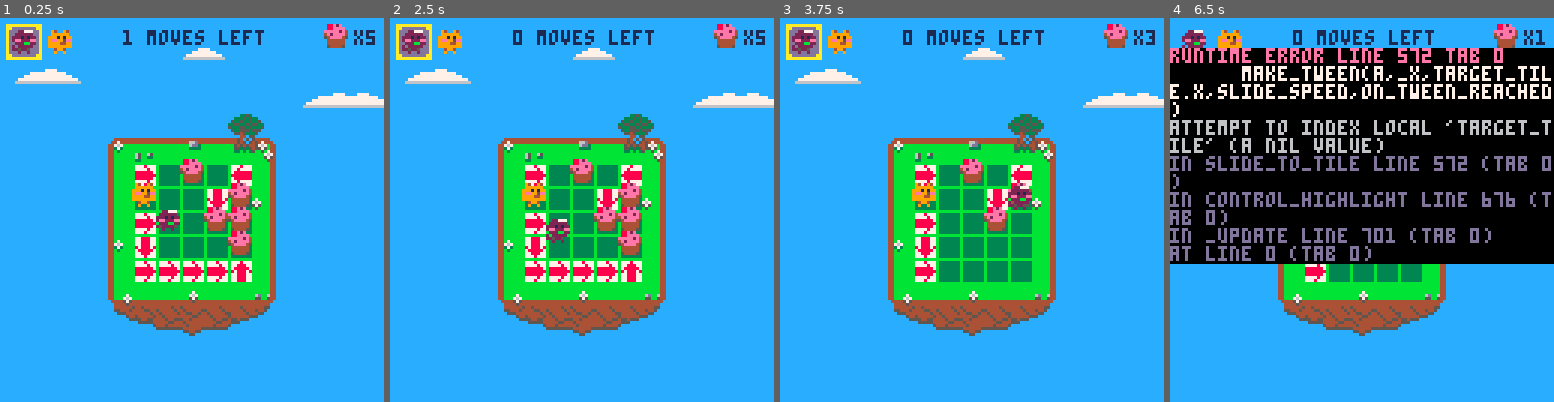
Above: before the commit, frames 1-4 (left to right).
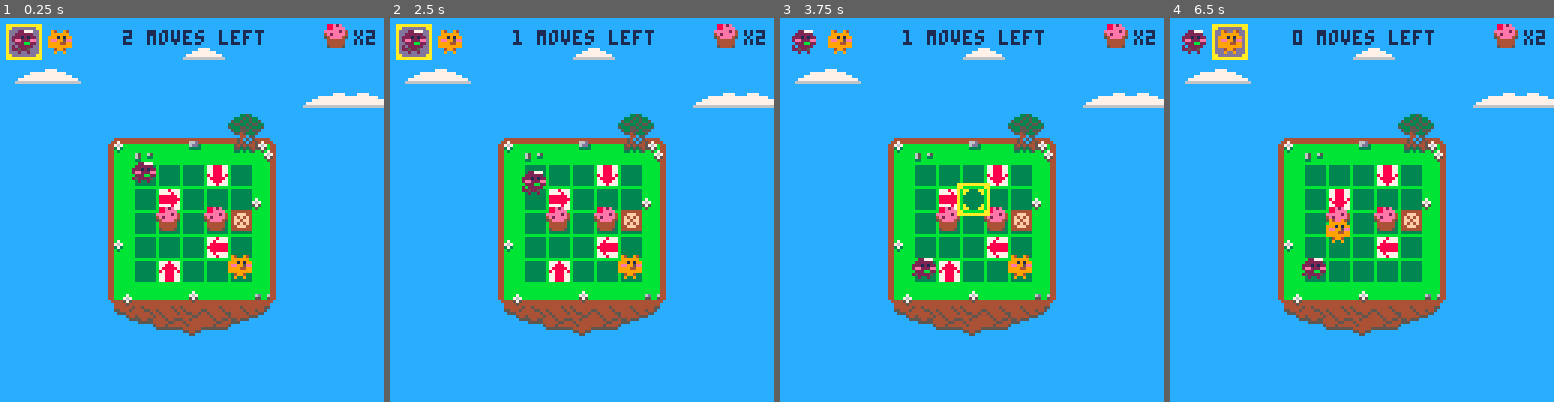
Above: after the commit, the same moments.

Repository: accidentalrebel/pico8-pop-puff
Game: PICO-8 cartridge pop-puff.p8
Two runs of this game, one before a commit and one after it. Both use one fixed random seed, a clock stepped at 60 frames per second and the inputs below.
Inputs:
- Up to frame 1 (0.25 s): no input
- Up to frame 2 (2.5 s): tap O (Z key) at 0.33, 0.7, 1.43, 2.22 s; tap X (X key) at 1.07, 2.07, 2.4 s; hold Left 1.97-2.37 s; hold Down from 2.42 s (still down)
- Up to frame 3 (3.75 s): tap X (X key) every 0.33 s from 2.73 to 3.73 s; release Down at 2.82 s; hold Right 2.87-3.53 s; tap O (Z key) at 3.1 s; hold Up from 3.58 s (still down)
- Up to frame 4 (6.5 s): tap O (Z key) at 3.98, 4.87, 5.75 s; tap X (X key) every 0.33 s from 4.07 to 6.4 s; release Up at 4.08 s; hold Right 4.13-4.53 s; hold Down 4.58-5.08 s; hold Left 5.13-5.8 s; hold Up 5.85-6.18 s; hold Left from 6.23 s (still down)

The runs differ from the first frame. In frame 1, 5.6% of the frame differs, in the area x 32-98%, y 3-69%; in frame 2, 5.7%; in frame 3, 5.7%; in frame 4, 57%, in the area x 0-100%, y 1-69%.
Error before the commit: runtime error line 572 tab 0; make_tween(a,_x,target_tile.x,slide_speed,on_tween_reached); attempt to index local 'target_tile' (a nil value)

Commit message:
Can now switch to next level.

Diff:
--- a/pop-puff.p8
+++ b/pop-puff.p8
@@ -14,34 +14,34 @@
 alpha_array = { "A", "B", "C", "D", "E", "F", "G", "H", "I", "J", "K", "L", "M", "N", "O", "P", "Q", "R", "S", "T", "U", "V", "W", "X", "Y", "Z" }
 
 levels = {"DRHRGTBQBTIRFRC2",
-	  "DRHRGTBQBTIRFRC22",
-	  "DRBHRBIUBQCBFTBI22",
-	  "VDFHQBRBQHSCU22",
-	  "RBHRGRIQBSCSFQDBFQ22",
-	  "RHQCDRHSBBTFBBQFR22",
-	  "QHFSHFRBHFQIQHFSBDQC22",
-	  "QGQIRBQBTFCDFTBQBQ22",
-	  "RGQBUGQCQFBQBRDT22",
-	  "BHBITFDQBQCWGBIQ22",
-	  "DQHQHRBRGBCBFRBRFQGQB11",
-	  "QFBBBQBSBQCQITBFFDQF22",
-	  "QBHIQBGBFWDVCQ22",
-	  "HIIIIHHICFHHBIFBGGFFDGGGF11",
-	  "BGHGHDFBFRFBFRFBFCGFGFB22",
-	  "QBYGDBITCQFBBI11",
-	  "GQBQICRHBGDQBBHSBGGGGF11",
-	  "GBGBSBRGBBBSBRDBCBF33",
-	  "UGBHBIRDRGBQBIRCR22",
-	  "DSGRCRHQHQHBQBQHFBGBI11",
-	  "QBRBGQHBIFCBQFDQGBFU22" }
+	  "DRBHRBIUBQCBFTBI2",
+	  "VDFHQBRBQHSCU2",
+	  "RBHRGRIQBSCSFQDBFQ2",
+	  "RHQCDRHSBBTFBBQFR2",
+	  "QHFSHFRBHFQIQHFSBDQC2",
+	  "QGQIRBQBTFCDFTBQBQ2",
+	  "RGQBUGQCQFBQBRDT2",
+	  "BHBITFDQBQCWGBIQ2",
+	  "DQHQHRBRGBCBFRBRFQGQB1",
+	  "QFBBBQBSBQCQITBFFDQF2",
+	  "QBHIQBGBFWDVCQ2",
+	  "HIIIIHHICFHHBIFBGGFFDGGGF1",
+	  "BGHGHDFBFRFBFRFBFCGFGFB2",
+	  "QBYGDBITCQFBBI1",
+	  "GQBQICRHBGDQBBHSBGGGGF1",
+	  "GBGBSBRGBBBSBRDBCBF3",
+	  "UGBHBIRDRGBQBIRCR2",
+	  "DSGRCRHQHQHBQBQHFBGBI1",
+	  "QBRBGQHBIFCBQFDQGBFU2" }
 
 board_rows = 5
 board_cols = 5
 board_pad_x = 4.5
 board_pad_y = 5
 slide_speed = 0.2
+moves_left = 3
 current_player_index = 1
-moves_left = 3
+current_level_index = 1
 
 tile_highlight = nil
 char_highlight = nil
@@ -53,7 +53,7 @@
 cupcakes = {}
 players = {}
 tweens = {}
-pool = {}
+t_pool = {}
 ui = {}
 
 -- enums
@@ -92,9 +92,10 @@
 function _init()
    setup_board()
 
-   local rolled = flr(rnd(#levels-1)) + 1
-   setup_map(rolled)
+   setup_map(current_level_index)
    setup_ui()
+
+   make_box(5,3)
 end
 
 function setup_board()
@@ -108,12 +109,12 @@
 end
 
 function setup_map(level_num)
-
    local map_string = levels[level_num]
    moves_left = sub(map_string, #map_string, #map_string)
    map_string = sub(map_string, 1, #map_string - 1)
    map_string = decompress_map_string(map_string)
 
+   local a = nil
    local c = nil
    local bit_index = 1
    local col = 1
@@ -128,7 +129,13 @@
       elseif c == "0" then
 	 make_cupcake(col,row)
       elseif c == "B" then
-	 make_box(col,row)
+	 a = pool_fetch(_box)
+	 if a == nil then
+	    make_box(col,row)
+	 else
+	    a.col = col
+	    a.row = row
+	 end
       elseif c == "X" then
 	 a=make_actor(_hole,8,8,0,0,0,0,_spr_hole)
 	 attach(a,get_tile_at(2,2))
@@ -159,6 +166,12 @@
    end
 end
 
+function clear_map()
+   for tile in all(tiles) do
+      pool(tile)
+   end
+end
+
 function setup_ui()
    tile_highlight = make_highlight(2,3,2,3,_spr_tile_highlight,3,3)
    tile_highlight.visible = false
@@ -327,7 +340,7 @@
 
 function pool(obj)
    detach(obj)
-   add(tpool,obj)
+   add(t_pool,obj)
    if obj.tag == _cupcake then
       del(cupcakes,obj)
    elseif obj.tag == _arrow then
@@ -336,6 +349,16 @@
    or obj.tag == _puff then
       del(players,obj)
    end
+end
+
+function pool_fetch(tag)
+   for obj in all(t_pool) do
+      if obj.tag == tag then
+	 del(t_pool,obj)
+	 return obj
+      end
+   end
+   return nil
 end
 
 function on_hole_stepped(hole,stepper)
@@ -406,9 +429,17 @@
 
 function on_reached_destination(obj)
    obj.is_traveling = false
+
    if obj.tag == _pop or obj.tag == _puff then
       if obj.tag == players[current_player_index].tag then
-	 switch_to_next_player()
+	 if #cupcakes <= 0 then
+	    clear_map()
+	    current_level_index = current_level_index + 1
+	    setup_map(current_level_index)
+	    make_box(1,3)
+	 else
+	    switch_to_next_player()
+	 end
       end
    end
 end
